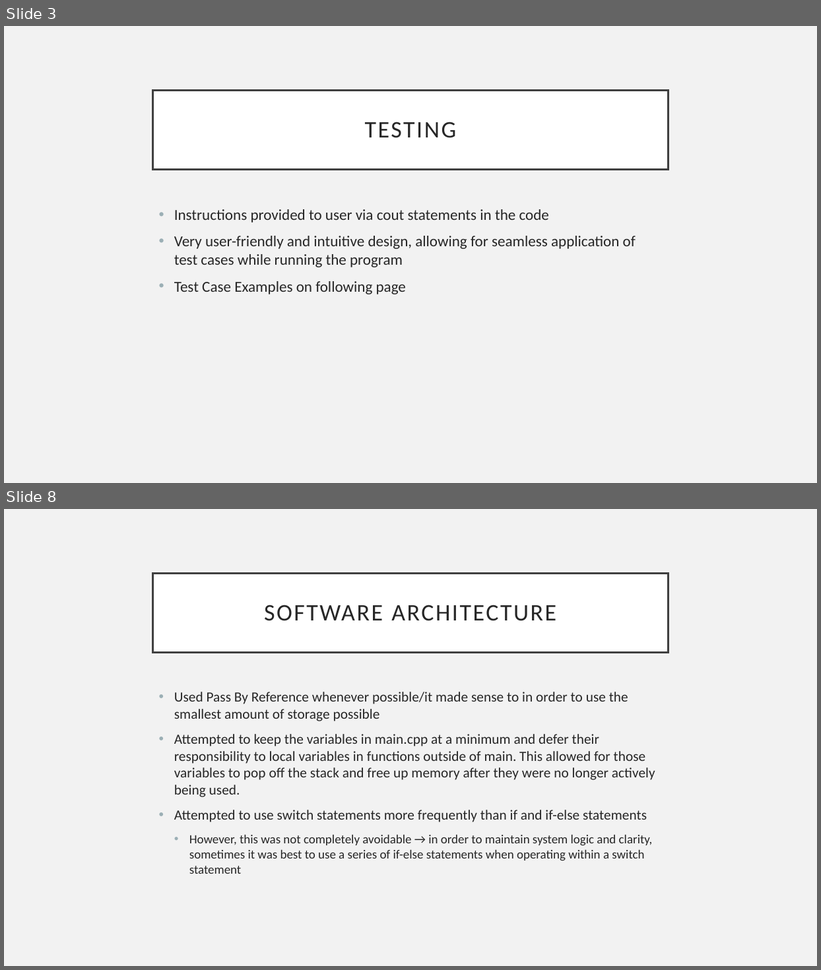
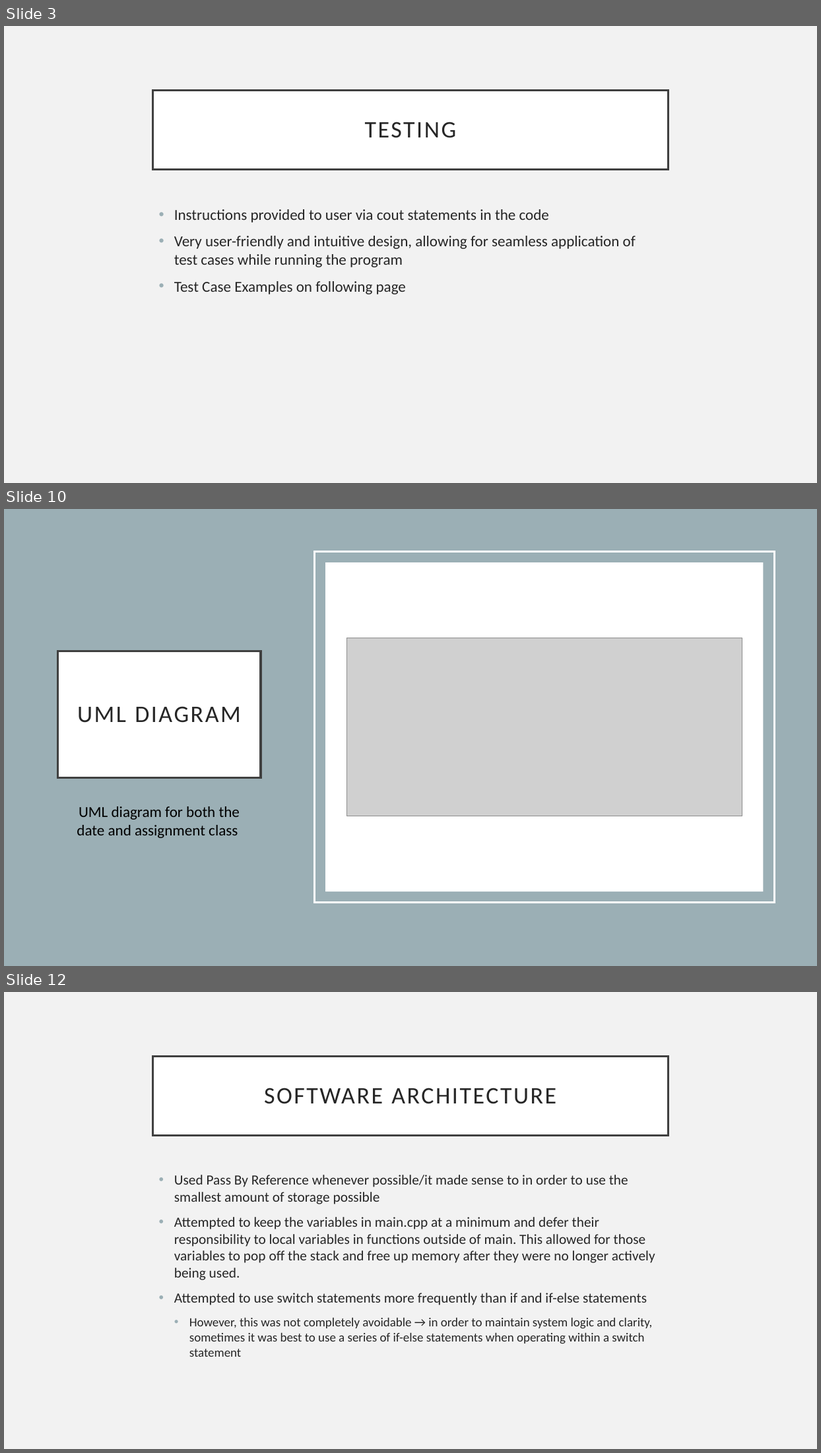
Before and after one commit to kylawilson/EC327FinalProject, a slide deck: doc/ProjectArchitecture.pptx. Shown one above the other, each under a label of ours: slides 3 and 8 before the commit, slides 3, 10 and 12 after it; the slides between them are not shown. The pictures are 821x970 and 821x1453 pixels, drawn with LibreOffice and Linux fonts; fonts in the diff are those of the drawing; grey boxes stand for pictures. Boxes give left, top, right and bottom in pixels: in the first picture for what was removed or moved away, otherwise in the second. Text is boxed around its words. In the diff, an @@ line names an element or a change of style, - is before the commit and + after.

```diff
--- a/doc/ProjectArchitecture.pptx
+++ b/doc/ProjectArchitecture.pptx
@@ slide 10 added at (x1=4, y1=509, x2=817, y2=966), background #FFFFFF @@
@@ rectangle added at (x1=4, y1=509, x2=411, y2=966), fill #9BAFB5 @@
@@ rectangle added at (x1=4, y1=509, x2=817, y2=966), fill #9BAFB5 @@
@@ rectangle added at (x1=314, y1=552, x2=774, y2=903), outline #FFFFFF 2.5 pt @@
@@ rectangle added at (x1=325, y1=562, x2=764, y2=892), fill #FFFFFF @@
@@ picture added at (x1=347, y1=638, x2=742, y2=817) @@
@@ title added at (x1=57, y1=651, x2=261, y2=778), fill #FFFFFF, outline #404040 2.5 pt, 28 pt, text #262626 @@
+UML DIAGRAM
@@ text added at (x1=77, y1=807, x2=240, y2=838), 18 pt, text #000000 @@
+UML diagram for both the date and assignment class
@@ what was slide 8 is now slide 12 @@
```
Also in this commit, not shown: 7 other slides added, 4 slides removed.
